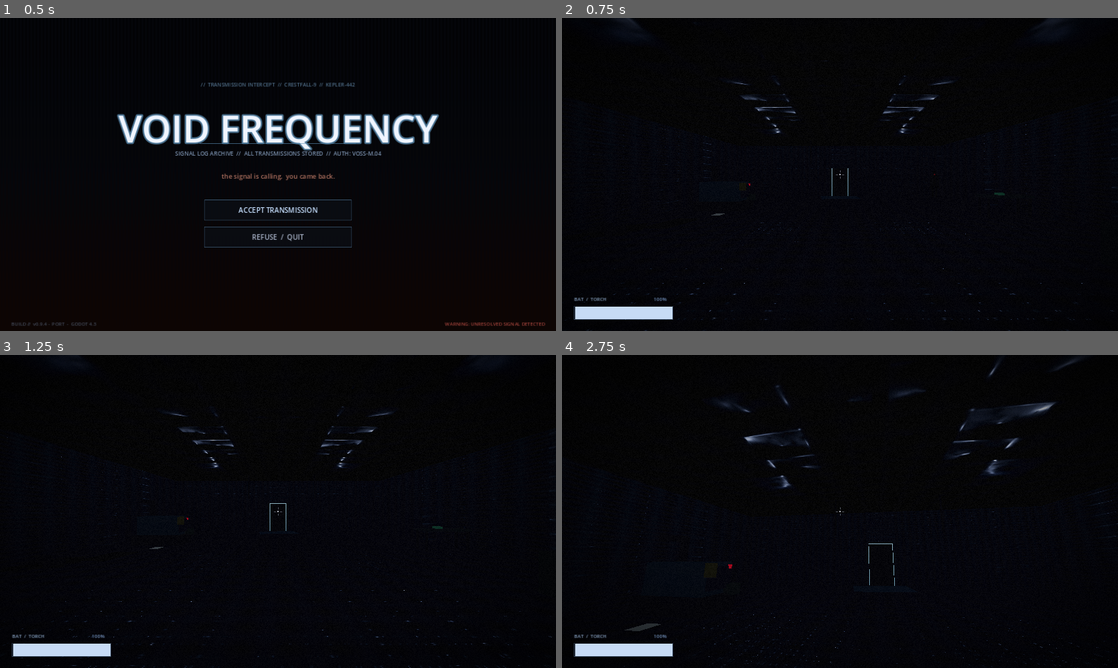
Above: before the commit, frames 1-4 (two rows, left to right).
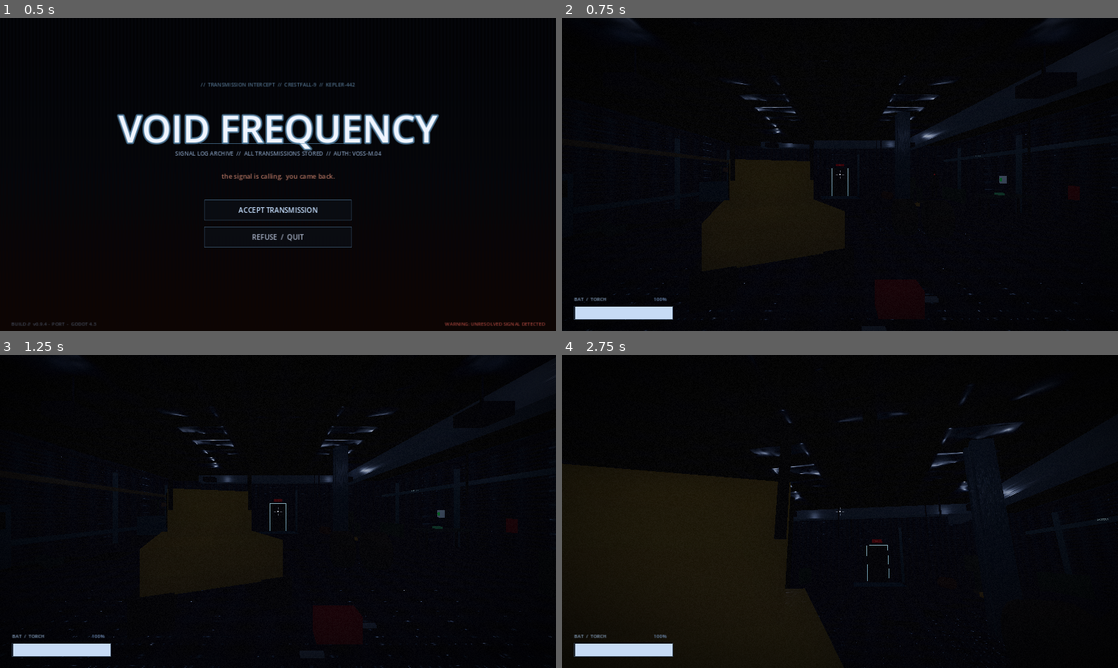
Above: after the commit, the same moments.

Repository: jakob265/horror
Game: Godot game, scene res://scenes/main.tscn
The game is run twice, just before and just after one commit, with the same random seed, the same clock (stepped at 60 frames per second) and the same inputs.
Inputs (mouse positions are in pixels of both pictures, inside the frame that each line leads up to):
- Up to frame 1 (0.5 s): no input
- Up to frame 2 (0.75 s): click "ACCEPT TRANSMISSION" at 0.5 s
- Up to frame 3 (1.25 s): no input
- Up to frame 4 (2.75 s): tap Enter at 1.25 s; move the mouse to (867, 511) at 1.27 s; hold Ctrl (crouch) 1.28-2.03 s; hold W (move_forward) from 1.28 s (still down); tap Space at 1.52, 2.27 s; move the mouse to (812, 511) at 2.02 s; tap E (interact) at 2.1 s

Frame 1 is identical in both runs. In frame 2, 0.8% of the frame differs, in the area x 18-100%, y 5-97%; in frame 3, 0.6%; in frame 4, 5.4%, in the area x 5-100%, y 1-100%.

Commit message:
Fill out Act 1: dense set dressing and storytelling
The bay was too empty. Add a snowcat centrepiece, locker bank, shelving,
fuel drums, pallets, cable spools, ceiling ducts/lamps/chains, wall pipes
and signage, a coat rack and dispatch desk, a drag-mark of blood into the
dark, frost, and a tarp-covered body. Verified it instantiates cleanly with
full autoloads.

https://claude.ai/code/session_01HfxPrm2HXwdjVL4tw9a6S6

Diff:
--- a/godot/scripts/acts/act1_surface.gd
+++ b/godot/scripts/acts/act1_surface.gd
@@ -31,6 +31,7 @@
 
 	_build_generator()
 	_build_clutter()
+	_build_detail()
 
 	# Pickups.
 	_make_pickup(Vector3(6.6, 0.32, 3.2), Vector3(0.34, 0.5, 0.26), Color(0.74, 0.16, 0.12),
@@ -76,7 +77,7 @@
 	Chamber.make_prop_box(self, Vector3(0.18, 0.18, 0.9), Vector3(-7.0, 2.25, -3.0), dark, false)
 	Chamber.make_prop_box(self, Vector3(0.12, 0.7, 0.9), Vector3(-5.12, 1.0, -3.0), Color(0.20, 0.21, 0.24), false)
 	# Status light (red = dead).
-	status_light = _emissive_box(Vector3(0.12, 0.12, 0.05), Vector3(-5.05, 1.32, -3.35), Color(0.90, 0.12, 0.10), 1.2)
+	status_light = _emissive_box(self, Vector3(0.12, 0.12, 0.05), Vector3(-5.05, 1.32, -3.35), Color(0.90, 0.12, 0.10), 1.2)
 	# Fuel port (needs the diesel can).
 	var port := Chamber.make_prop_box(self, Vector3(0.34, 0.34, 0.40), Vector3(-5.0, 0.6, -3.5), Color(0.32, 0.30, 0.22))
 	Interactable.attach(port, "Pour in the diesel", "use_item", {
@@ -115,7 +116,7 @@
 	Interactable.attach(body, prompt, "collect_item", {"item_id": item_id})
 
 
-func _emissive_box(size: Vector3, pos: Vector3, color: Color, energy: float) -> MeshInstance3D:
+func _emissive_box(parent: Node, size: Vector3, pos: Vector3, color: Color, energy: float) -> MeshInstance3D:
 	var m := MeshInstance3D.new()
 	var b := BoxMesh.new()
 	b.size = size
@@ -128,7 +129,7 @@
 	mat.emission = color
 	mat.emission_energy_multiplier = energy
 	m.material_override = mat
-	add_child(m)
+	parent.add_child(m)
 	return m
 
 
@@ -176,3 +177,197 @@
 					c.disabled = true
 		)
 	InteractionManager.show_examine("The generator catches. Somewhere a lock thunks back. The inner door is open.", 4.5)
+
+
+# --- Set dressing: fill the bay so it reads as a real, abandoned space ----
+
+func _build_detail() -> void:
+	var pipe := Color(0.30, 0.33, 0.36)
+	var pipe2 := Color(0.40, 0.30, 0.18)
+	var steel := Color(0.30, 0.31, 0.34)
+	var crate := Color(0.30, 0.26, 0.18)
+
+	# Ceiling: duct runs, side cable trays, dead hanging lamps + chains.
+	Chamber.make_prop_box(self, Vector3(0.7, 0.6, 19.0), Vector3(5.0, 4.0, 0), steel, false)
+	Chamber.make_prop_box(self, Vector3(11.0, 0.5, 0.6), Vector3(0, 4.0, -6.5), steel, false)
+	for tx in [-8.4, 8.4]:
+		Chamber.make_prop_box(self, Vector3(0.4, 0.12, 18.0), Vector3(tx, 4.05, 0), Color(0.18, 0.18, 0.20), false)
+	for lp in [Vector3(-4, 3.6, -4), Vector3(4, 3.6, -4), Vector3(-4, 3.6, 4), Vector3(4, 3.6, 4)]:
+		Chamber.make_prop_box(self, Vector3(0.6, 0.25, 0.6), lp, Color(0.16, 0.16, 0.18), false)
+		Chamber.make_prop_box(self, Vector3(0.04, 0.6, 0.04), lp + Vector3(0, 0.45, 0), Color(0.10, 0.10, 0.12), false)
+	for cc in [Vector3(-1.5, 3.3, -7.5), Vector3(2.0, 3.0, -2.0), Vector3(-5.5, 3.4, 6.5), Vector3(6.5, 3.2, 1.0)]:
+		Chamber.make_prop_box(self, Vector3(0.05, randf_range(1.0, 1.9), 0.05), cc, Color(0.12, 0.12, 0.14), false)
+
+	# West wall: pipe runs, locker bank (foreshadows hiding), shelving rack.
+	for wz in [-8.0, -3.0, 3.0, 8.0]:
+		Chamber.make_prop_box(self, Vector3(0.16, 3.8, 0.16), Vector3(-8.78, 1.9, wz), pipe, false)
+	Chamber.make_prop_box(self, Vector3(0.18, 0.18, 18.0), Vector3(-8.7, 2.9, 0), pipe2, false)
+	Chamber.make_prop_box(self, Vector3(0.18, 0.18, 18.0), Vector3(-8.7, 0.7, 0), pipe, false)
+	for i in 4:
+		var lz: float = 2.2 + i * 0.86
+		Chamber.make_prop_box(self, Vector3(0.55, 1.9, 0.82), Vector3(-8.4, 0.95, lz), Color(0.22, 0.30, 0.34))
+		Chamber.make_prop_box(self, Vector3(0.02, 0.5, 0.5), Vector3(-8.10, 1.45, lz), Color(0.05, 0.07, 0.08), false)
+	_shelf_rack(Vector3(-8.0, 0, -6.5), 0.0)
+
+	# East wall: pipes, fire point, faint first-aid cross.
+	for wz2 in [-7.0, -2.0, 5.0]:
+		Chamber.make_prop_box(self, Vector3(0.16, 3.8, 0.16), Vector3(8.78, 1.9, wz2), pipe, false)
+	Chamber.make_prop_box(self, Vector3(0.18, 0.18, 18.0), Vector3(8.7, 3.0, 0), pipe, false)
+	Chamber.make_prop_box(self, Vector3(0.2, 0.5, 0.2), Vector3(8.6, 1.2, 0.5), Color(0.70, 0.12, 0.10))
+	Chamber.make_prop_box(self, Vector3(0.1, 0.4, 0.4), Vector3(8.78, 1.6, -3.0), Color(0.86, 0.88, 0.90), false)
+	_emissive_box(self, Vector3(0.06, 0.18, 0.06), Vector3(8.70, 1.6, -3.0), Color(0.20, 0.85, 0.30), 0.5)
+	_emissive_box(self, Vector3(0.18, 0.06, 0.06), Vector3(8.70, 1.6, -3.0), Color(0.20, 0.85, 0.30), 0.5)
+
+	# North wall around the inner door: dim EXIT, dead panel, pipe.
+	_emissive_box(self, Vector3(0.7, 0.22, 0.05), Vector3(0, 2.7, -9.78), Color(0.50, 0.06, 0.04), 0.8)
+	ActUtil.wall_label(self, "EXIT", Vector3(0, 2.7, -9.6), 16, Color(0.90, 0.40, 0.35))
+	Chamber.make_prop_box(self, Vector3(0.7, 0.9, 0.08), Vector3(-2.0, 1.4, -9.85), Color(0.16, 0.18, 0.22), false)
+	Chamber.make_prop_box(self, Vector3(0.16, 3.6, 0.16), Vector3(1.6, 1.8, -9.78), pipe, false)
+
+	# South wall (the way you came in): roller door, coats, dispatch desk.
+	for i2 in 8:
+		Chamber.make_prop_box(self, Vector3(5.2, 0.34, 0.12), Vector3(0, 0.35 + i2 * 0.36, 9.85), Color(0.33, 0.34, 0.37), false)
+	Chamber.make_prop_box(self, Vector3(2.6, 0.06, 0.06), Vector3(-6.0, 1.95, 9.4), Color(0.20, 0.20, 0.22), false)
+	var parkas := [Color(0.50, 0.20, 0.15), Color(0.20, 0.30, 0.45), Color(0.35, 0.36, 0.20), Color(0.15, 0.15, 0.18)]
+	for pi in parkas.size():
+		Chamber.make_prop_box(self, Vector3(0.5, 1.05, 0.26), Vector3(-7.0 + pi * 0.62, 1.4, 9.45), parkas[pi], false)
+	Chamber.make_prop_box(self, Vector3(1.8, 0.10, 0.9), Vector3(4.6, 0.92, 9.1), Color(0.30, 0.27, 0.22))
+	for dlx in [3.85, 5.35]:
+		for dlz in [8.75, 9.45]:
+			Chamber.make_prop_box(self, Vector3(0.08, 0.9, 0.08), Vector3(dlx, 0.45, dlz), Color(0.20, 0.18, 0.15), false)
+	for k in 3:
+		Chamber.make_prop_box(self, Vector3(0.28, 0.01, 0.36), Vector3(4.2 + k * 0.25, 0.98, 9.1), Color(0.85, 0.85, 0.82), false)
+
+	# Centre floor: snowcat, structural column, pallet, spools, tools, chair.
+	_snowcat(Vector3(-1.5, 0, 3.4), 24.0)
+	_column(2.6, -0.5)
+	Chamber.make_prop_box(self, Vector3(1.2, 0.12, 1.0), Vector3(-2.8, 0.06, -0.5), pipe2, false)
+	for sx in [-3.1, -2.5]:
+		Chamber.make_prop_box(self, Vector3(0.5, 0.4, 0.8), Vector3(sx, 0.32, -0.5), Color(0.40, 0.38, 0.30))
+	_spool(Vector3(2.0, 0.55, 1.6), Color(0.30, 0.22, 0.12))
+	_spool(Vector3(2.9, 0.55, 1.9), Color(0.30, 0.22, 0.12))
+	Chamber.make_prop_box(self, Vector3(0.6, 0.35, 0.32), Vector3(0.8, 0.18, 5.2), Color(0.70, 0.18, 0.12))
+	for tl in [Vector3(1.3, 0.04, 5.0), Vector3(0.4, 0.04, 5.6), Vector3(1.0, 0.04, 4.6)]:
+		Chamber.make_prop_box(self, Vector3(0.28, 0.05, 0.06), tl, Color(0.50, 0.50, 0.55), false)
+	var ch := Chamber.make_chair(self, Vector3(-3.4, 0.45, 6.4), Color(0.30, 0.31, 0.34), 20.0)
+	ch.rotation_degrees = Vector3(86, 20, 0)
+
+	# NE quadrant: pallet/crates, drum row, pallet jack, tarp-covered body.
+	Chamber.make_prop_box(self, Vector3(1.2, 0.12, 1.0), Vector3(5.0, 0.06, -6.0), pipe2, false)
+	Chamber.make_prop_box(self, Vector3(1.0, 0.9, 0.9), Vector3(5.0, 0.5, -6.0), crate)
+	Chamber.make_prop_box(self, Vector3(0.9, 0.7, 0.9), Vector3(4.6, 1.35, -6.0), crate)
+	for dz in [-5.5, -6.4, -7.3]:
+		_drum(Vector3(8.0, 0.45, dz), Color(0.30, 0.34, 0.22))
+	_drum(Vector3(3.6, 0.28, -7.6), Color(0.50, 0.28, 0.10), true)
+	Chamber.make_prop_box(self, Vector3(0.5, 0.18, 1.4), Vector3(4.4, 0.10, -4.6), Color(0.70, 0.50, 0.10))
+	Chamber.make_prop_box(self, Vector3(0.12, 0.9, 0.12), Vector3(4.4, 0.55, -4.0), Color(0.20, 0.20, 0.22), false)
+	ActUtil.corpse(self, Vector3(6.2, 0, -4.2), 150.0, true, Color(0.15, 0.16, 0.20))
+	Chamber.make_prop_box(self, Vector3(1.0, 0.2, 2.0), Vector3(6.2, 0.2, -4.2), Color(0.18, 0.20, 0.24), false)
+
+	# NW quadrant near the generator: drums + crate stack.
+	for dz2 in [-8.0, -8.7]:
+		_drum(Vector3(-4.6, 0.45, dz2), Color(0.30, 0.34, 0.22))
+	Chamber.make_prop_box(self, Vector3(0.9, 0.8, 0.9), Vector3(-7.5, 0.4, -7.5), crate)
+	Chamber.make_prop_box(self, Vector3(0.8, 0.6, 0.8), Vector3(-7.7, 1.1, -7.5), crate)
+
+	# Storytelling: a drag-mark of blood from the centre into the NE dark.
+	for i3 in 7:
+		var t: float = i3 / 6.0
+		var p := Vector3(lerpf(0.5, 6.8, t), 0.02, lerpf(-1.0, -7.8, t))
+		ActUtil.blood_decal(self, p, Vector2(0.5, 0.9), "up", Color(0.18, 0.03, 0.03, 0.7))
+	for fp in [Vector3(-7, 0.02, -9), Vector3(7.5, 0.02, 8), Vector3(-8, 0.02, 7)]:
+		ActUtil.blood_decal(self, fp, Vector2(1.6, 1.4), "up", Color(0.70, 0.78, 0.90, 0.18))
+
+	# Signage (billboards toward the player).
+	ActUtil.wall_label(self, "BAY 02", Vector3(-8.5, 3.2, 5.0), 26, Color(0.86, 0.88, 0.60))
+	ActUtil.wall_label(self, "MUSTER POINT", Vector3(8.5, 3.0, -4.5), 18, Color(0.70, 0.86, 0.90))
+	ActUtil.wall_label(self, "NO OPEN FLAME", Vector3(-5.0, 2.4, -3.0), 16, Color(0.90, 0.55, 0.30))
+
+
+func _shelf_rack(base: Vector3, facing: float) -> void:
+	var root := Node3D.new()
+	root.position = base
+	root.rotation_degrees = Vector3(0, facing, 0)
+	add_child(root)
+	var frame := Color(0.28, 0.24, 0.16)
+	for sy in [0.5, 1.2, 1.9, 2.5]:
+		Chamber.make_prop_box(root, Vector3(1.6, 0.06, 0.8), Vector3(0, sy, 0), frame, false)
+	for ux in [-0.74, 0.74]:
+		for uz in [-0.36, 0.36]:
+			Chamber.make_prop_box(root, Vector3(0.08, 2.6, 0.08), Vector3(ux, 1.3, uz), frame, false)
+	Chamber.make_prop_box(root, Vector3(0.4, 0.4, 0.5), Vector3(-0.4, 0.78, 0), Color(0.40, 0.36, 0.28), false)
+	Chamber.make_prop_box(root, Vector3(0.3, 0.5, 0.4), Vector3(0.4, 1.52, 0), Color(0.30, 0.40, 0.45), false)
+	Chamber.make_prop_box(root, Vector3(0.5, 0.3, 0.5), Vector3(0.1, 2.2, 0), Color(0.45, 0.30, 0.20), false)
+
+
+func _drum(pos: Vector3, color: Color, tipped: bool = false) -> void:
+	var b := StaticBody3D.new()
+	b.position = pos
+	if tipped:
+		b.rotation_degrees = Vector3(90, randf_range(0, 360), 0)
+	var mi := MeshInstance3D.new()
+	var cm := CylinderMesh.new()
+	cm.top_radius = 0.28
+	cm.bottom_radius = 0.28
+	cm.height = 0.9
+	cm.radial_segments = 14
+	mi.mesh = cm
+	var mat := StandardMaterial3D.new()
+	mat.albedo_color = color
+	mat.metallic = 0.4
+	mat.roughness = 0.55
+	mi.material_override = mat
+	mi.cast_shadow = GeometryInstance3D.SHADOW_CASTING_SETTING_ON
+	b.add_child(mi)
+	var cs := CollisionShape3D.new()
+	var sh := BoxShape3D.new()
+	sh.size = Vector3(0.56, 0.9, 0.56)
+	cs.shape = sh
+	b.add_child(cs)
+	add_child(b)
+
+
+func _spool(pos: Vector3, color: Color) -> void:
+	var mi := MeshInstance3D.new()
+	var cm := CylinderMesh.new()
+	cm.top_radius = 0.55
+	cm.bottom_radius = 0.55
+	cm.height = 0.5
+	cm.radial_segments = 18
+	mi.mesh = cm
+	mi.rotation_degrees = Vector3(0, 0, 90)
+	mi.position = pos
+	var mat := StandardMaterial3D.new()
+	mat.albedo_color = color
+	mat.roughness = 0.8
+	mi.material_override = mat
+	add_child(mi)
+
+
+func _column(x: float, z: float) -> void:
+	Chamber.make_prop_box(self, Vector3(0.35, 4.5, 0.35), Vector3(x, 2.25, z), Color(0.30, 0.31, 0.34))
+	Chamber.make_prop_box(self, Vector3(0.5, 4.5, 0.12), Vector3(x, 2.25, z - 0.18), Color(0.26, 0.27, 0.30), false)
+	Chamber.make_prop_box(self, Vector3(0.5, 4.5, 0.12), Vector3(x, 2.25, z + 0.18), Color(0.26, 0.27, 0.30), false)
+
+
+func _snowcat(base: Vector3, facing: float) -> void:
+	var root := Node3D.new()
+	root.position = base
+	root.rotation_degrees = Vector3(0, facing, 0)
+	add_child(root)
+	var body := Color(0.60, 0.45, 0.10)
+	var dark := Color(0.12, 0.12, 0.14)
+	var glass := Color(0.05, 0.07, 0.10)
+	for sx in [-0.95, 0.95]:
+		Chamber.make_prop_box(root, Vector3(0.55, 0.5, 3.1), Vector3(sx, 0.28, 0), dark, false, "tread")
+	Chamber.make_prop_box(root, Vector3(2.2, 0.7, 2.7), Vector3(0, 0.85, 0.1), body, true, "chassis")
+	Chamber.make_prop_box(root, Vector3(1.7, 1.05, 1.5), Vector3(0, 1.65, -0.45), body, true, "cab")
+	Chamber.make_prop_box(root, Vector3(1.5, 0.7, 0.05), Vector3(0, 1.75, -1.18), glass, false)
+	for gx in [-0.86, 0.86]:
+		Chamber.make_prop_box(root, Vector3(0.05, 0.7, 1.2), Vector3(gx, 1.75, -0.45), glass, false)
+	Chamber.make_prop_box(root, Vector3(0.08, 0.9, 0.08), Vector3(-0.8, 2.2, 0.3), dark, false)
+	Chamber.make_prop_box(root, Vector3(0.08, 0.9, 0.08), Vector3(0.8, 2.2, 0.3), dark, false)
+	Chamber.make_prop_box(root, Vector3(1.7, 0.08, 0.08), Vector3(0, 2.6, 0.3), dark, false)
+	Chamber.make_prop_box(root, Vector3(2.4, 0.6, 0.18), Vector3(0, 0.45, -1.7), Color(0.40, 0.32, 0.10), true, "plow")
+	for hx in [-0.6, 0.6]:
+		_emissive_box(root, Vector3(0.18, 0.14, 0.05), Vector3(hx, 0.95, -1.42), Color(0.50, 0.45, 0.30), 0.15)
